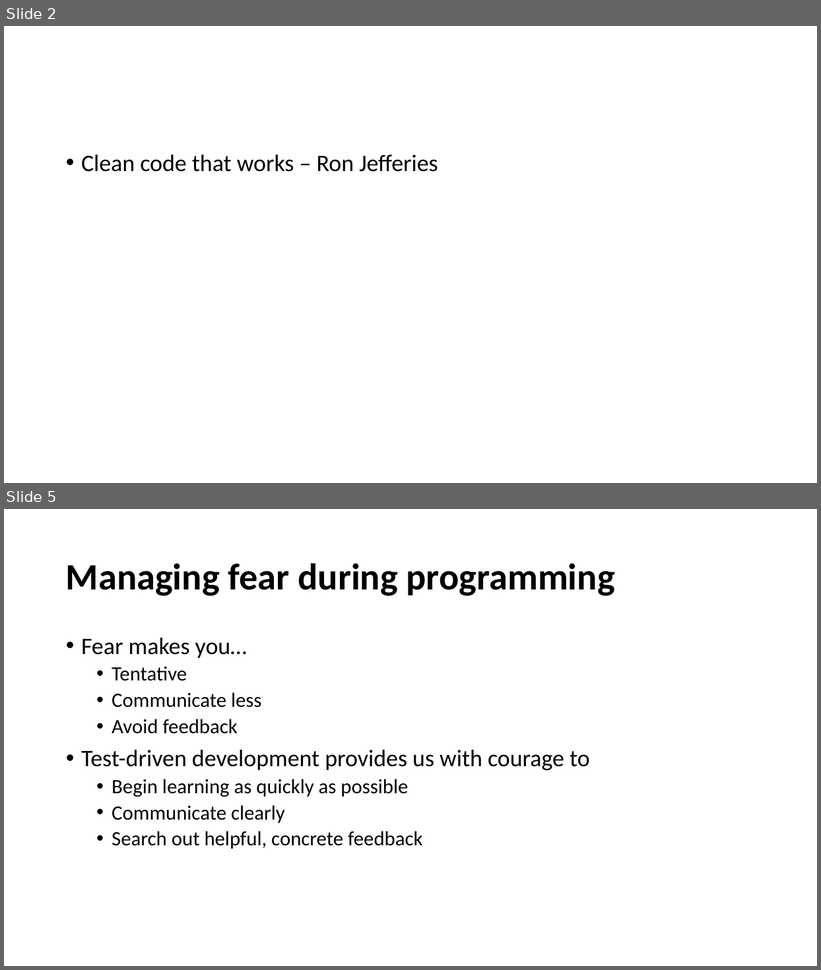
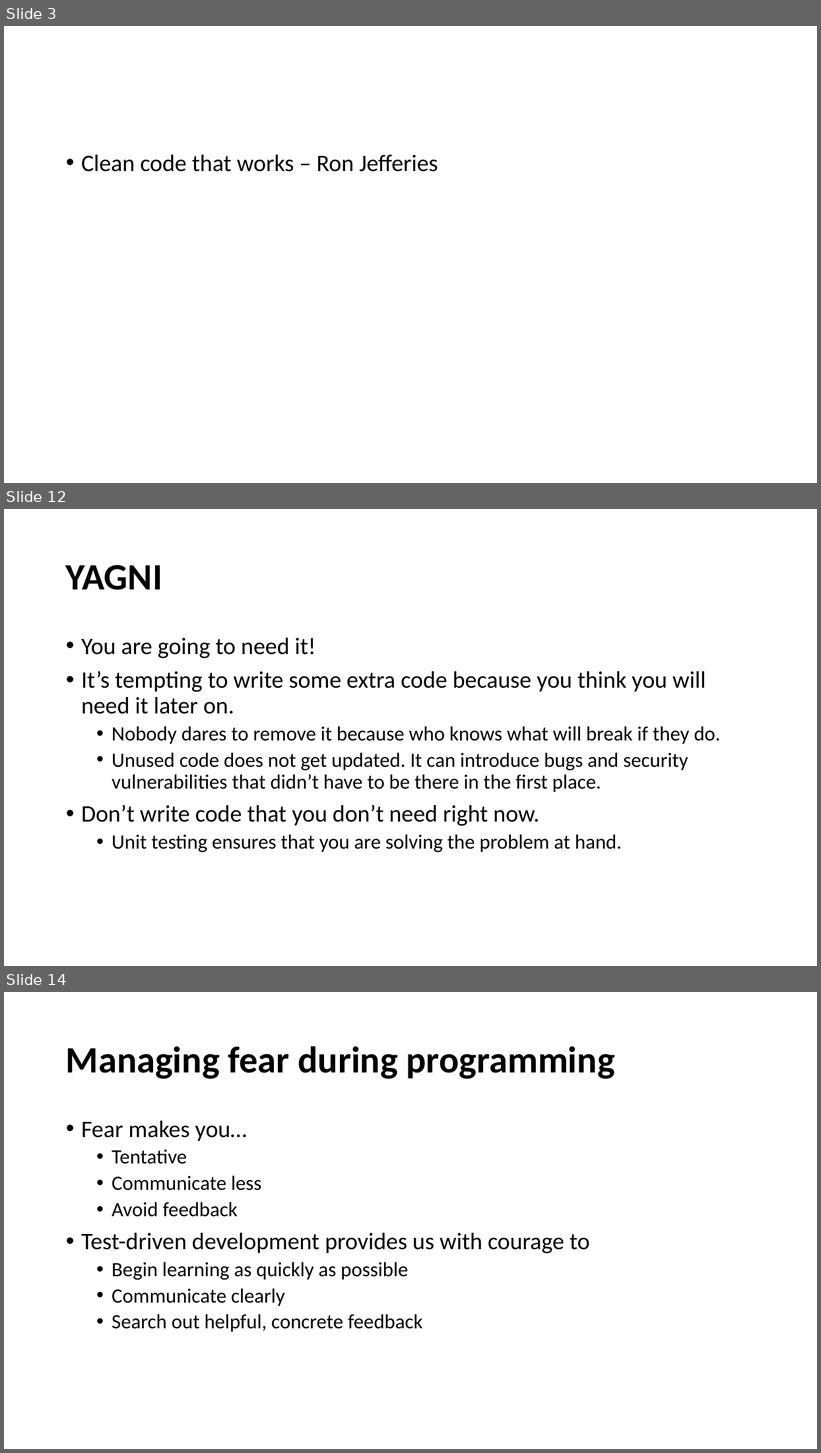
Before and after one commit to cebartling/test-driven, a slide deck: presentations/Introduction to Test-Driven Development.pptx. Shown one above the other, each under a label of ours: slides 2 and 5 before the commit, slides 3, 12 and 14 after it; the slides between them are not shown. The pictures are 821x970 and 821x1453 pixels, drawn with LibreOffice and Linux fonts; fonts in the diff are those of the drawing. Boxes give left, top, right and bottom in pixels: in the first picture for what was removed or moved away, otherwise in the second. Text is boxed around its words. In the diff, an @@ line names an element or a change of style, - is before the commit and + after.

```diff
--- a/presentations/Introduction to Test-Driven Development.pptx
+++ b/presentations/Introduction to Test-Driven Development.pptx
@@ slide 12 added at (4, 509, 817, 966), background #FFFFFF @@
@@ title added at (66, 565, 162, 590), 44 pt, text #000000, bold @@
+YAGNI
@@ text added at (81, 638, 721, 853), 24 pt, text #000000 @@
+• You are going to need it!
+• It’s tempting to write some extra code because you think you will need it later on.
+  • Nobody dares to remove it because who knows what will break if they do.
+  • Unused code does not get updated. It can introduce bugs and security vulnerabilities that didn’t have to be there in the first place.
+• Don’t write code that you don’t need right now.
+  • Unit testing ensures that you are solving the problem at hand.
@@ what was slide 2 is now slide 3 @@
@@ what was slide 5 is now slide 14 @@
```
Also in this commit, not shown: 2 slides changed, 14 other slides added.
